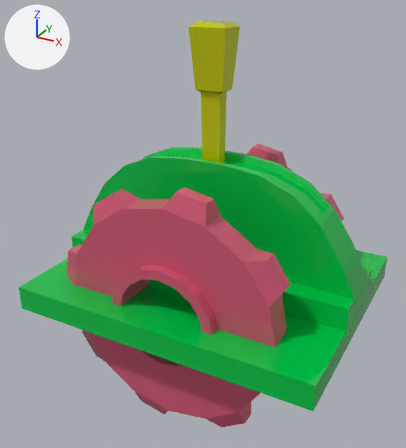
One commit to the FBX model Reliquia/Assets/Asset/Prefabs/Thomas_Levier/Levier_Thomas/Levier.fbx: the scene before it, then after it.
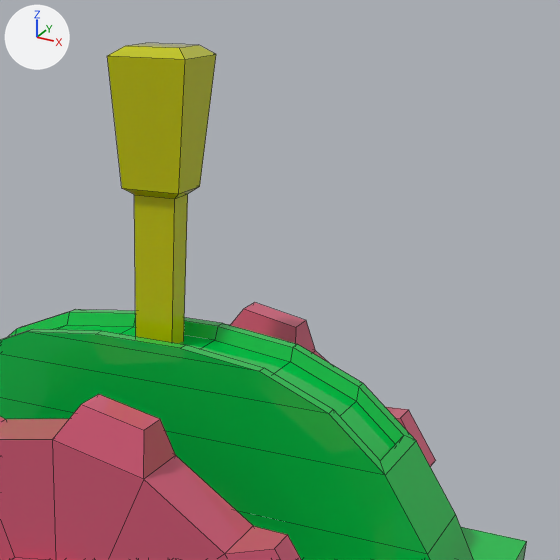
Each version is shown whole from a 50 mm camera at (0.792, -1.507, 1.002) aimed at (-0.026, -0.021, 0.259), then close up on the part from 34% to 99% of the width and 0% to 59% of the height. Every picture has the same lights, and +X, +Y and +Z are marked at upper left. The close-ups show mesh edges as thin lines. Where no turn or scale is listed for an object, it has been applied to the vertices.

Names of what the first close-up shows: 'base', 'levier', 'rouages'.
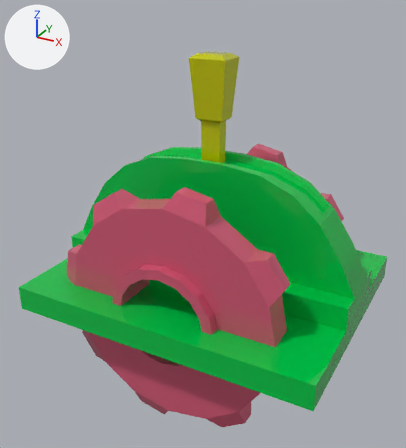
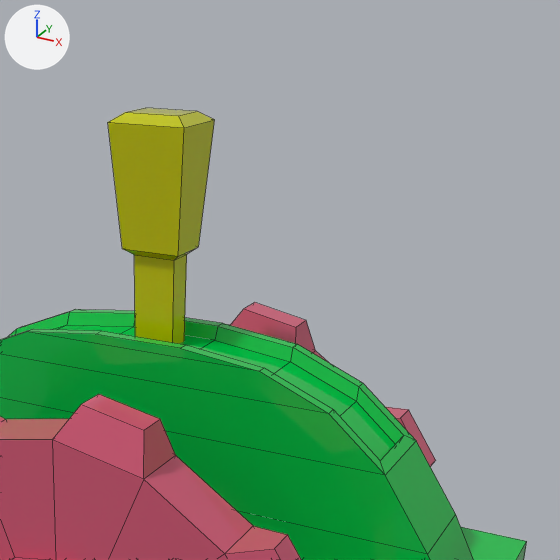
Patch to the scene script:
```diff
--- a/Reliquia/Assets/Asset/Prefabs/Thomas_Levier/Levier_Thomas/Levier.fbx.py
+++ b/Reliquia/Assets/Asset/Prefabs/Thomas_Levier/Levier_Thomas/Levier.fbx.py
@@ me_mesh_002 @@
 me_mesh_002.from_pydata(...)  # 20 vertices, 17 faces; spans x -0.059..0.059, y -0.047..0.047, z 0.086..0.886
 # used by ob_levier; location = (0.0, 0.0, 0.0)
+# me_mesh_002 part 1: the whole mesh is moved by (0.0, 0.0, -0.086)
 me_mesh_002.materials.append(mat_07___default)
```

Boxes [x1, y1, x2, y2] around the edits, measured in the close-ups (560 x 560 px):
'levier', mesh moved: before [107, 43, 216, 344]; after [108, 108, 215, 344]
